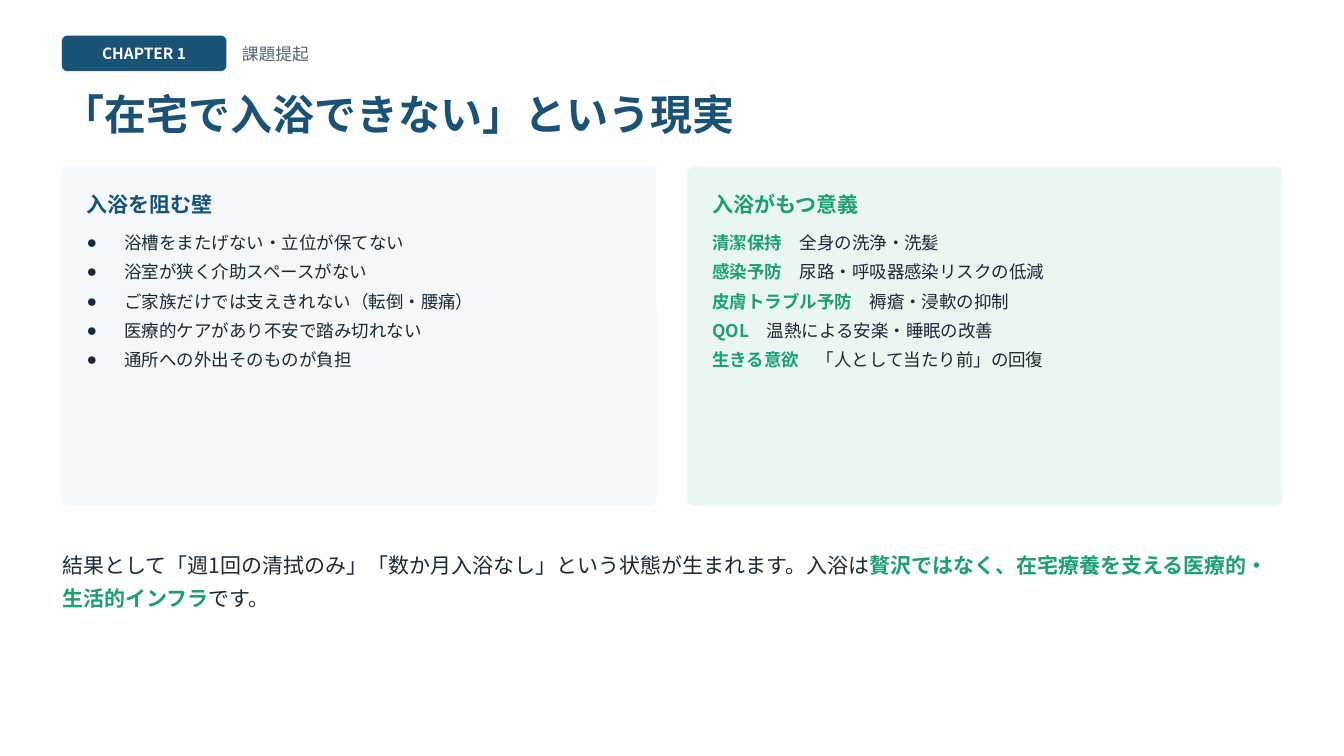
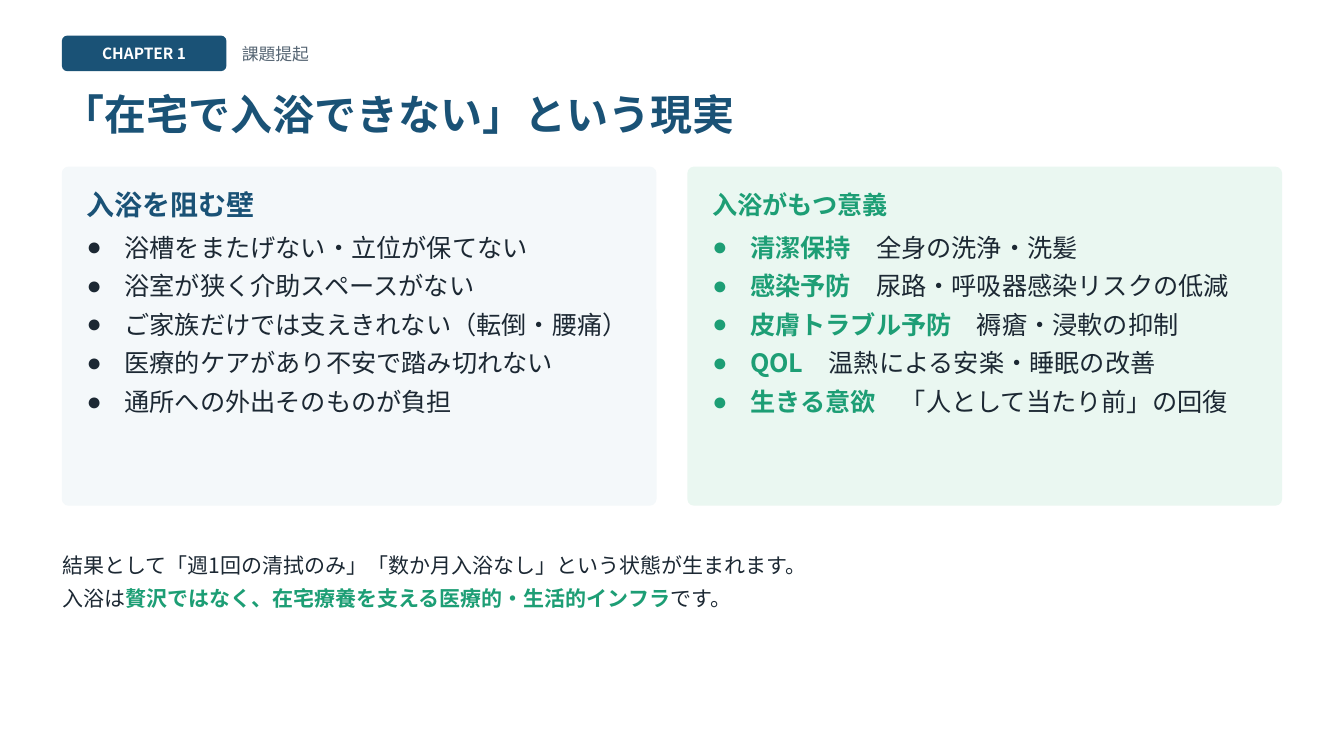
Before and after one commit to 1w0wakmsw0w-ctrl/houmonnyuyoku, a slide deck: slide 2 of houmon-nyuyoku-slides.pptx. Drawn at 1344x756 pixels with LibreOffice and Linux fonts; fonts in the diff are those of the drawing. Boxes give left, top, right and bottom in pixels: in the first picture for what was removed or moved away, otherwise in the second. Text is boxed around its words. In the diff, an @@ line names an element or a change of style, - is before the commit and + after.

```diff
--- a/houmon-nyuyoku-slides.pptx
+++ b/houmon-nyuyoku-slides.pptx
@@ text "入浴を阻む壁" at (87, 191, 255, 218): size 15 to 20 pt @@
@@ text "入浴がもつ意義" at (712, 192, 887, 217): size 15 to 18 pt @@
@@ text "浴槽をまたげない・立位が保てない" at (124, 236, 627, 413): size 12.5 to 18 pt @@
@@ text "清潔保持 全身の洗浄・洗髪" at (750, 235, 1228, 413): size 12.5 to 18 pt @@
@@ text at (62, 555, 806, 608): text changed @@
-結果として「週1回の清拭のみ」「数か月入浴なし」という状態が生まれます。入浴は贅沢ではなく、在宅療養を支える医療的・生活的インフラです。
+結果として「週1回の清拭のみ」「数か月入浴なし」という状態が生まれます。
+入浴は贅沢ではなく、在宅療養を支える医療的・生活的インフラです。
```
Also in this commit, not shown: 10 other slides changed, 3 other files.
